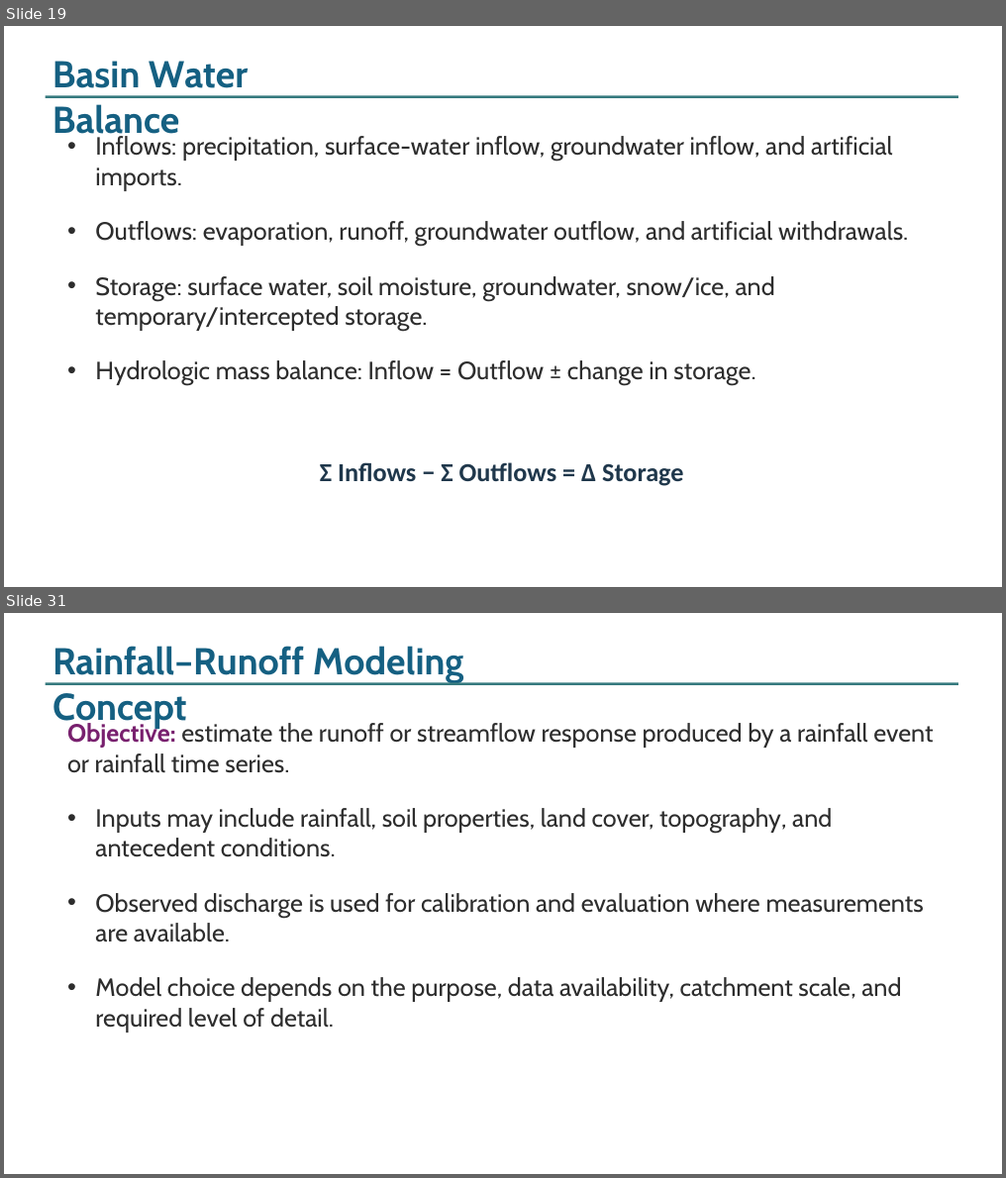
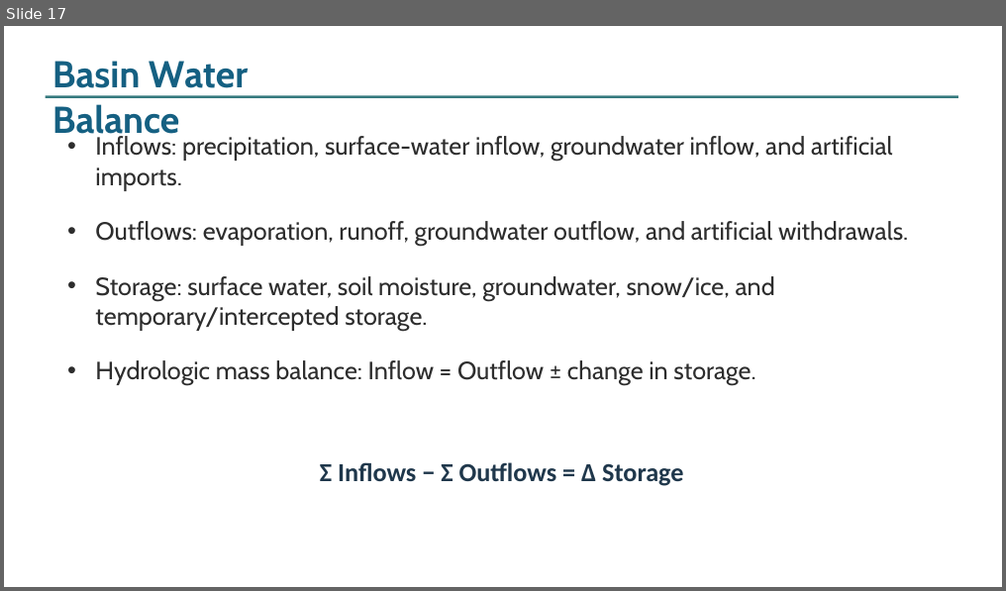
Before and after one commit to arjzaidi/arjzaidi.github.io, a slide deck: assets/downloads/lecture-07-hydrological-modeling.pptx. Shown one above the other, each under a label of ours: slides 19 and 31 before the commit, slide 17 after it; the slides between them are not shown. The pictures are 1006x1178 and 1006x591 pixels, drawn with LibreOffice and Linux fonts; fonts in the diff are those of the drawing. Boxes give left, top, right and bottom in pixels: in the first picture for what was removed or moved away, otherwise in the second. Text is boxed around its words. In the diff, an @@ line names an element or a change of style, - is before the commit and + after.

Commit message:
Move rainfall-runoff content from Lecture 7 to Lecture 8; update slides and downloads

```diff
--- a/assets/downloads/lecture-07-hydrological-modeling.pptx
+++ b/assets/downloads/lecture-07-hydrological-modeling.pptx
@@ slide 31 removed at (x1=4, y1=613, x2=1002, y2=1174), background #FFFFFF @@
@@ text removed at (x1=53, y1=646, x2=464, y2=729) @@
-Rainfall–Runoff Modeling Concept
@@ rectangle removed at (x1=46, y1=682, x2=958, y2=685) @@
@@ text removed at (x1=67, y1=722, x2=933, y2=1033) @@
-Objective: estimate the runoff or streamflow response produced by a rainfall event or rainfall time series.
-• Inputs may include rainfall, soil properties, land cover, topography, and antecedent conditions.
-• Observed discharge is used for calibration and evaluation where measurements are available.
-• Model choice depends on the purpose, data availability, catchment scale, and required level of detail.
@@ what was slide 19 is now slide 17 @@
```
Also in this commit, not shown: 5 slides changed, 18 other slides removed, 6 other files.
